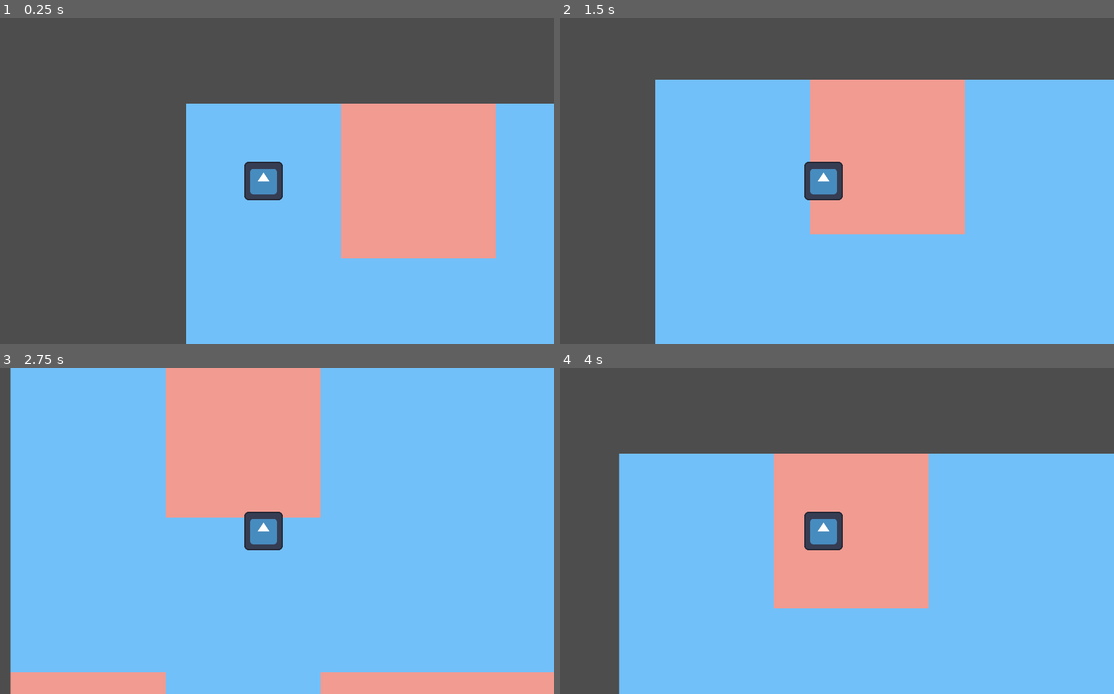
Above: before the commit, frames 1-4 (two rows, left to right).
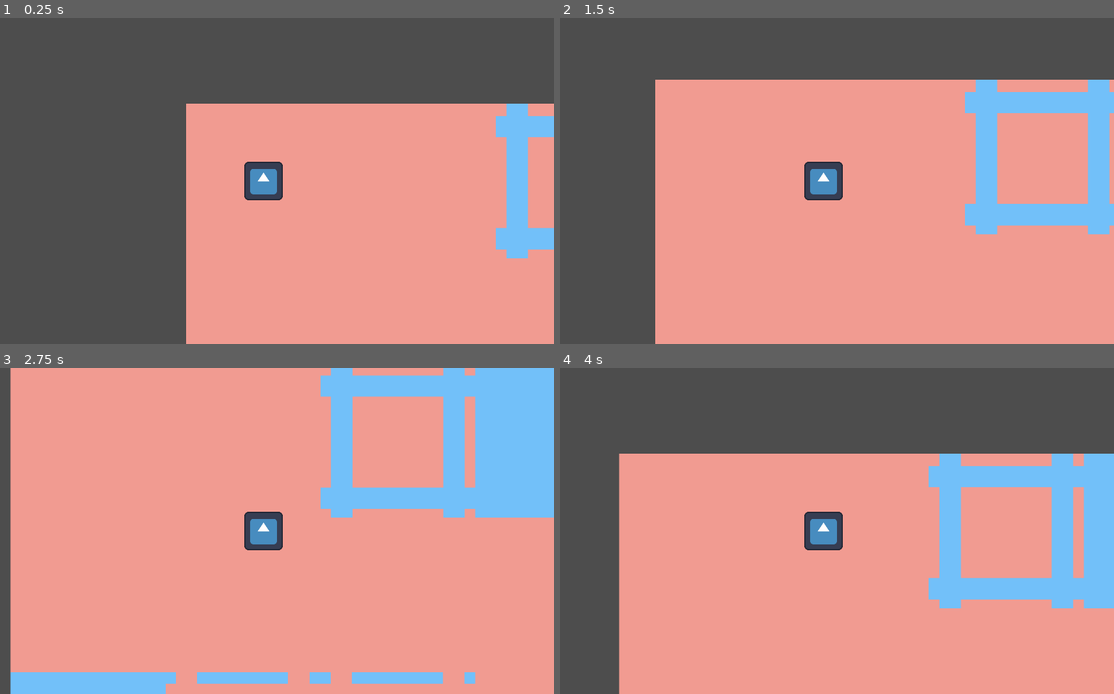
Above: after the commit, the same moments.

Repository: AnselmeDonato/hello_godot
Game: Godot game, scene res://main.tscn
The game is run twice, just before and just after one commit, with the same random seed, the same clock (stepped at 60 frames per second) and the same inputs. The engine's default icon, where the game draws it, is replaced by a stand-in: a white triangle on a blue panel in a dark square.
Inputs:
- Up to frame 1 (0.25 s): no input
- Up to frame 2 (1.5 s): tap Enter at 0.5 s; hold D (right) 0.53-1.28 s; hold S (down) from 1.28 s (still down)
- Up to frame 3 (2.75 s): release S (down) at 2.03 s; hold D (right) from 2.03 s (still down)
- Up to frame 4 (4 s): release D (right) at 2.78 s; hold W (up) 2.78-3.53 s; hold A (left) from 3.53 s (still down)

The runs differ from the first frame. In frame 1, 32% of the frame differs, in the area x 33-100%, y 26-100%; in frame 2, 48%; in frame 3, 69%, in the area x 1-100%, y 0-100%; in frame 4, 44%.

Commit message:
true random wave function collapse

Diff:
--- a/level/assets/tiles_rules.json
+++ b/level/assets/tiles_rules.json
@@ -1,44 +1,38 @@
 {
-    "tiles": [
-      {
-        "name": "b",
-        "path": "b.png",
-        "possible_neighbors": {
-            "up": ["b, r_4b"],
-            "down": ["b, r_4b"],
-            "left": ["b, r_4b"],
-            "right": ["b, r_4b"]
-        }
-      },
-      {
-        "name": "b_4r",
-        "path": "b_4r.png",
-        "possible_neighbors": {
-            "up": ["r"],
-            "down": ["r"],
-            "left": ["r"],
-            "right": ["r"]
-        }
-      },
-      {
-        "name": "r",
-        "path": "r.png",
-        "possible_neighbors": {
-            "up": ["r, b_4r"],
-            "down": ["r, b_4r"],
-            "left": ["r, b_4r"],
-            "right": ["r, b_4r"]
-        }
-      },
-      {
-        "name": "r_4b",
-        "path": "r_4b.png",
-        "possible_neighbors": {
-            "up": ["b"],
-            "down": ["b"],
-            "left": ["b"],
-            "right": ["b"]
-        }
-      }
-    ]
+  "b": {
+    "file": "b.png",
+    "possible_neighbors": {
+      "up": {"b": 1, "r_4b": 1},
+      "down": {"b": 1, "r_4b": 1},
+      "left": {"b": 1, "r_4b": 1},
+      "right": {"b": 1, "r_4b": 1}
+    }
+  },
+  "b_4r": {
+    "file": "b_4r.png",
+    "possible_neighbors": {
+      "up": {"r": 1},
+      "down": {"r": 1},
+      "left": {"r": 1},
+      "right": {"r": 1}
+    }
+  },
+  "r": {
+    "file": "r.png",
+    "possible_neighbors": {
+      "up": {"r": 1, "b_4r": 1},
+      "down": {"r": 1, "b_4r": 1},
+      "left": {"r": 1, "b_4r": 1},
+      "right": {"r": 1, "b_4r": 1}
+    }
+  },
+  "r_4b": {
+    "file": "r_4b.png",
+    "possible_neighbors": {
+      "up": {"b": 1},
+      "down": {"b": 1},
+      "left": {"b": 1},
+      "right": {"b": 1}
+    }
   }
+}
--- a/level/tile.gd
+++ b/level/tile.gd
@@ -1,9 +1,87 @@
 extends Node2D
 
-func load_texture(texture_path: String):
-	var texture = load(texture_path)
+# ================== Variables ================== #
+
+const ASSETS_PATH = "res://level/assets/"
+
+var possible_tiles = {}
+var possible_neighbors = {
+	"up": {},
+	"down": {},
+	"left": {},
+	"right": {}
+}
+
+var tiles_rules = {}
+
+# ================== Functions ================== #
+
+func get_possible_tiles():
+	return possible_tiles
+
+
+
+func get_possible_neighbors():
+	return possible_neighbors
+
+
+
+func is_collapsed():
+	if possible_tiles.size() == 1:
+		return true
+	return false
+
+
+
+func load_texture():
+	if not is_collapsed():
+		print("Error: can't load texture if the tile is not collapsed")
+		return 1
+
+	var texture_file = tiles_rules[possible_tiles.keys()[0]]['file']
+	var texture = load(ASSETS_PATH + texture_file)
 	$Sprite2D.texture = texture
 
-# Called when the node enters the scene tree for the first time.
-func _ready():
-	pass
+
+
+func load_possible_tiles():
+	var tiles_rules_path = "res://level/assets/tiles_rules.json"
+
+	var tiles_rules_string = FileAccess.get_file_as_string(tiles_rules_path)
+	var open_error = FileAccess.get_open_error()
+	if open_error > 0:
+		print("FileAccess open Error: at file ", tiles_rules_path)
+
+	var json = JSON.new()
+	var error = json.parse(tiles_rules_string)
+	if error > 0:
+		print("JSON parse Error: ", json.get_error_message(), tiles_rules_string, "at line ", json.get_error_line())
+		return 1
+
+	tiles_rules = json.data
+
+	for possible_tile in tiles_rules.keys():
+		possible_tiles[possible_tile] = 1
+
+		possible_neighbors['up'].merge(tiles_rules[possible_tile]['possible_neighbors']['up'])
+		possible_neighbors['down'].merge(tiles_rules[possible_tile]['possible_neighbors']['down'])
+		possible_neighbors['left'].merge(tiles_rules[possible_tile]['possible_neighbors']['left'])
+		possible_neighbors['right'].merge(tiles_rules[possible_tile]['possible_neighbors']['right'])
+
+
+
+func collapse():
+	print('here')
+	var rng = RandomNumberGenerator.new()
+	var possible_tile_names = possible_tiles.keys()
+	var collapsed_tile_name = possible_tile_names[rng.randi_range(0, possible_tile_names.size() - 1)]
+	var collapsed_tile = tiles_rules[collapsed_tile_name]
+
+	possible_tiles = {collapsed_tile_name: collapsed_tile}
+	print(possible_tiles.size())
+
+
+
+# Called when when the object's script is instantiated.
+func _init():
+	load_possible_tiles()
--- a/main.gd
+++ b/main.gd
@@ -1,6 +1,8 @@
 extends Node
 
 @export var tile_scene: PackedScene
+
+# ================== Variables ================== #
 
 const FORMAT_TEXTURE_PATH = "res://level/assets/%s"
 
@@ -13,16 +15,17 @@
 var grid = []
 var tiles_to_collapse_position = []
 
+# ================== Functions ================== #
+
 # Initialize map grid with dictionnaries of all possible tiles
-func initialize_grid(grid_dimentsion: int):
-	var all_possible_tiles = [RED_TILE_INT, BLUE_TILE_INT]
-	all_possible_tiles.sort()
+func initialize_grid(grid_dimension: int):
+	for y in range(grid_dimension):
+		var row = []
+		for x in range(grid_dimension):
+			var tile = tile_scene.instantiate()
+			row.append(tile)
 
-	for y in range(grid_dimentsion):
-		var row = []
-		for x in range(grid_dimentsion):
-			row.append(all_possible_tiles)
-			tiles_to_collapse_position.append([x,y])
+			tiles_to_collapse_position.append([x, y])
 		grid.append(row)
 
 
@@ -32,21 +35,14 @@
 	while tiles_to_collapse_position.size() > 0:
 		var tile_position = tiles_to_collapse_position.pop_at(rng.randi_range(0, tiles_to_collapse_position.size() - 1))
 		var tile = grid[tile_position[0]][tile_position[1]]
-		var collapsed_tile = tile[rng.randi_range(0, tile.size() - 1)]
-
-		grid[tile_position[0]][tile_position[1]] = collapsed_tile
+		tile.collapse()
+		grid[tile_position[0]][tile_position[1]] = tile
 
 func show_grid():
 	for y in range(grid.size()):
 		for x in range(grid[0].size()):
-			var tile = tile_scene.instantiate()
-
-			match grid[x][y]:
-				RED_TILE_INT:
-					tile.load_texture(FORMAT_TEXTURE_PATH % "red_256.png")
-				BLUE_TILE_INT:
-					tile.load_texture(FORMAT_TEXTURE_PATH % "blue_256.png")
-
+			var tile = grid[y][x]
+			tile.load_texture()
 			tile.position = Vector2(x * TILE_DIMENSION, y * TILE_DIMENSION)
 			add_child(tile)
 
@@ -58,4 +54,4 @@
 
 # Called when the node enters the scene tree for the first time.
 func _ready():
-	build_tile_grid(10)
+	build_tile_grid(GRID_DIMENSTION)
Renamed: level/assets/blue_256.png -> level/assets/b.png
Not shown, removed: level/assets/b_1r.png.import
Not shown, removed: level/assets/b_2r.png.import
Not shown, removed: level/assets/b_3r.png.import
Not shown, removed: level/assets/b_4r.png.import
Not shown, removed: level/assets/blue_256.png.import
Renamed: level/assets/red_256.png -> level/assets/r.png
Not shown, removed: level/assets/r_1b.png.import
Not shown, removed: level/assets/r_2b.png.import
Not shown, removed: level/assets/r_3b.png.import
Not shown, removed: level/assets/r_4b.png.import
Not shown, removed: level/assets/red_256.png.import
(and 1 more such lines)
